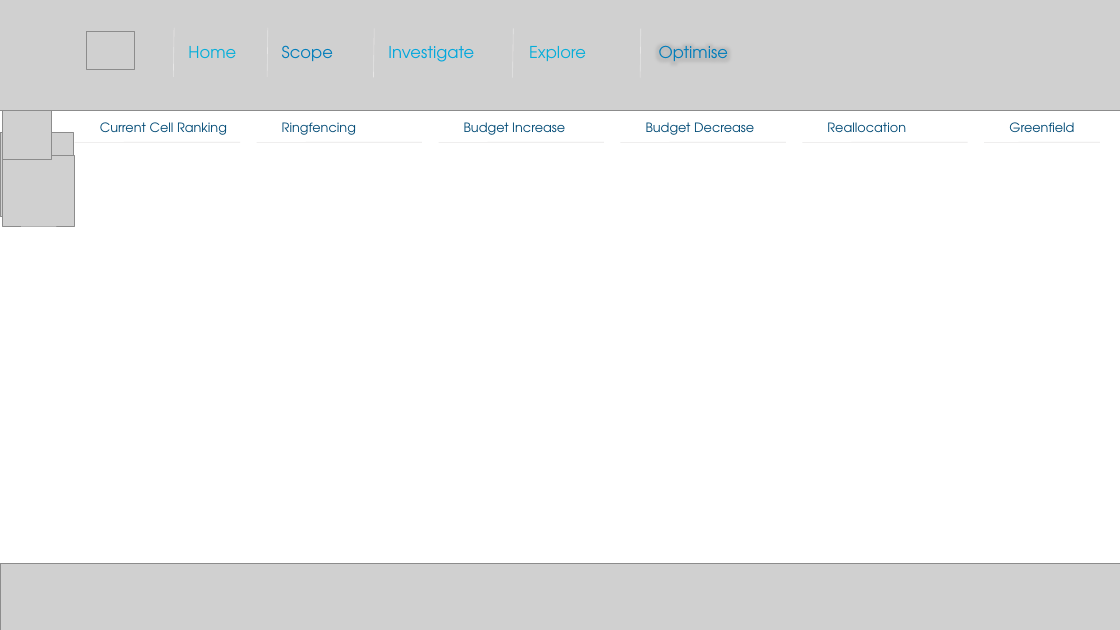
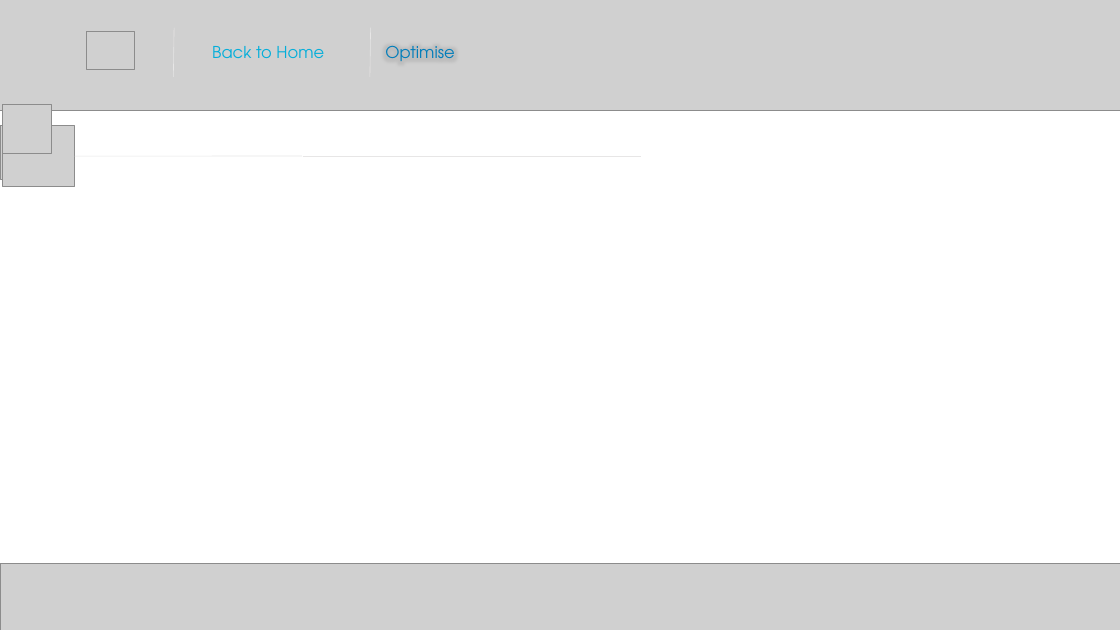
Before and after one commit to andhdo/0001_Eg_Unilever, a slide deck: slide 6 of unlvr_viz/new_design/ppt/Final_F.pptx. Drawn at 1120x630 pixels with LibreOffice and Linux fonts; fonts in the diff are those of the drawing; grey boxes stand for pictures. Boxes give left, top, right and bottom in pixels: in the first picture for what was removed or moved away, otherwise in the second. Text is boxed around its words. In the diff, an @@ line names an element or a change of style, - is before the commit and + after.

```diff
--- a/unlvr_viz/new_design/ppt/Final_F.pptx
+++ b/unlvr_viz/new_design/ppt/Final_F.pptx
@@ line removed from (267, 77) to (268, 28) @@
@@ line moved from (374, 77) - (374, 29) to (370, 77) - (371, 28) @@
@@ line removed from (640, 77) to (641, 29) @@
@@ text at box(212, 46, 324, 58): text changed @@
-Home
+Back to Home
@@ text removed at box(282, 45, 333, 61) @@
-Scope
@@ text "Optimise": place and size @@
-text "Optimise" at box(659, 45, 728, 61)
+text "Optimise" at box(385, 45, 454, 61)
@@ text removed at box(388, 46, 474, 62) @@
-Investigate
@@ text removed at box(529, 46, 586, 61) @@
-Explore
@@ picture: place and size @@
-picture at box(3, 110, 50, 159)
+picture at box(3, 104, 50, 153)
@@ picture: place and size @@
-picture at box(0, 132, 73, 217)
+picture at box(0, 126, 63, 180)
@@ picture: place and size @@
-picture at box(3, 156, 74, 226)
+picture at box(3, 126, 74, 187)
@@ text removed at box(100, 122, 227, 135) @@
-Current Cell Ranking
@@ line removed from (257, 142) to (422, 142) @@
@@ text removed at box(282, 122, 356, 135) @@
-Ringfencing
@@ text removed at box(464, 122, 565, 135) @@
-Budget Increase
@@ line removed from (621, 142) to (786, 142) @@
@@ text removed at box(646, 122, 754, 135) @@
-Budget Decrease
@@ line removed from (802, 142) to (968, 142) @@
@@ text removed at box(827, 122, 906, 132) @@
-Reallocation
@@ line removed from (985, 142) to (1100, 142) @@
@@ text removed at box(1009, 122, 1074, 132) @@
-Greenfield
@@ line moved from (75, 142) - (240, 142) to (75, 156) - (302, 156) @@
@@ line moved from (439, 142) - (604, 142) to (302, 156) - (641, 156) @@
```
Also in this commit, not shown: 4 other slides changed, 45 other files.
